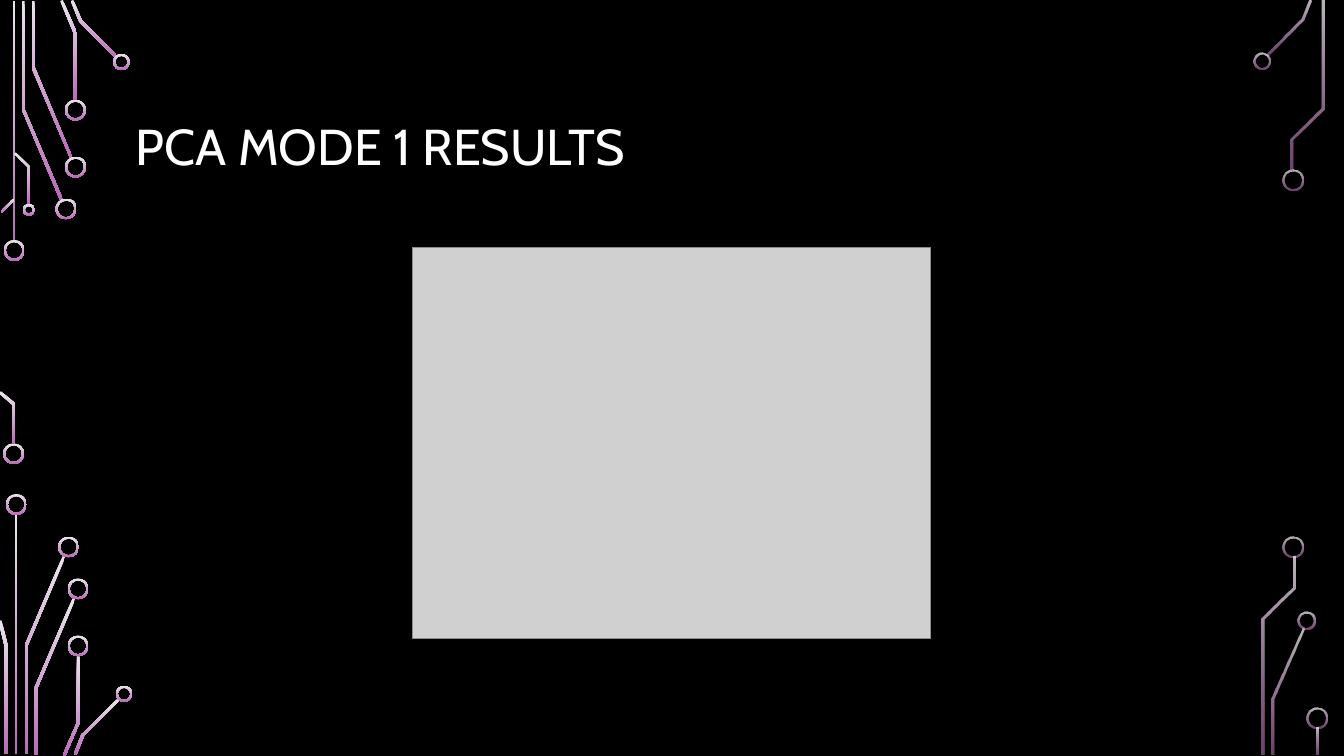
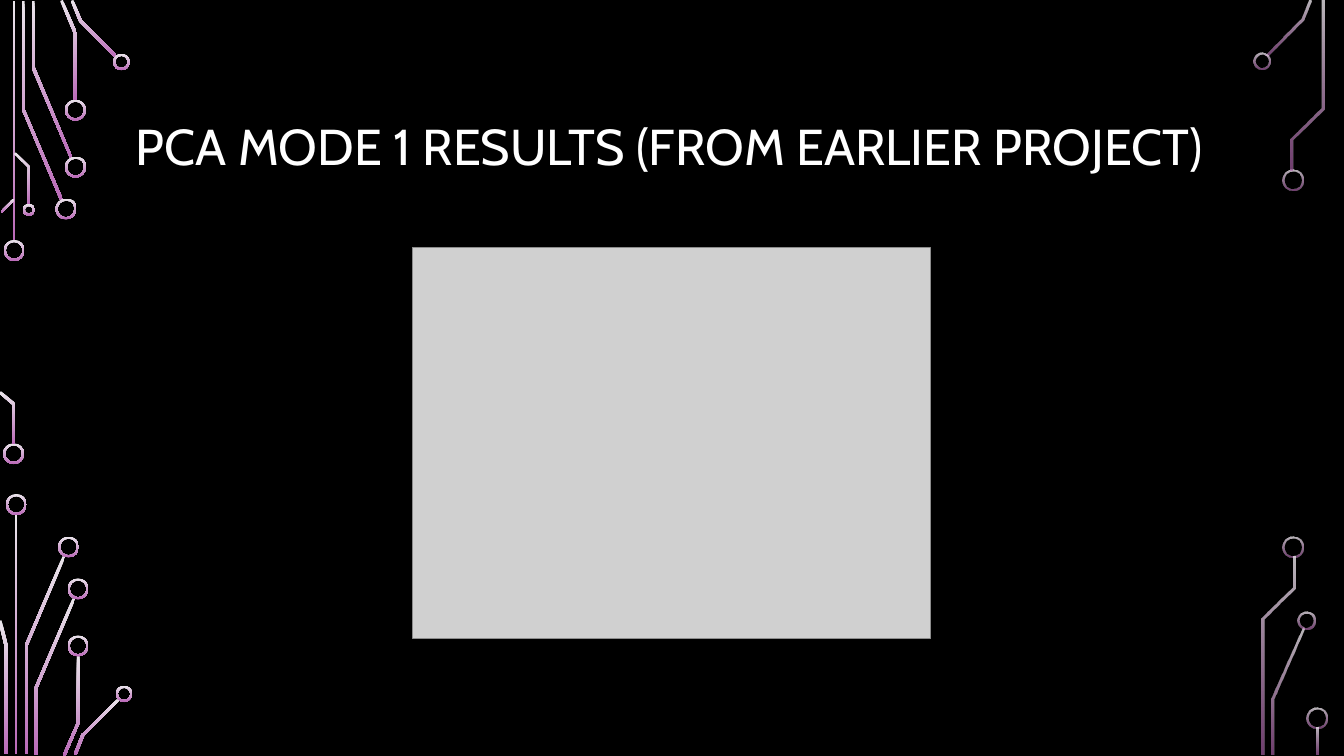
Before and after one commit to santosh500/SupervisedLearning, a slide deck: slide 7 of LDA_Project3/ResultsPresentation.pptx. Drawn at 1344x756 pixels with LibreOffice and Linux fonts; fonts in the diff are those of the drawing; grey boxes stand for pictures; background and template pictures are left out. Boxes give left, top, right and bottom in pixels: in the first picture for what was removed or moved away, otherwise in the second. Text is boxed around its words. In the diff, an @@ line names an element or a change of style, - is before the commit and + after.

```diff
--- a/LDA_Project3/ResultsPresentation.pptx
+++ b/LDA_Project3/ResultsPresentation.pptx
@@ title at (136,127,1202,174): text changed @@
-PCA MODE 1 RESULTS
+PCA MODE 1 RESULTS (FROM EARLIER PROJECT)
```
Also in this commit, not shown: 4 other slides changed, 1 slide added, 4 other files.
